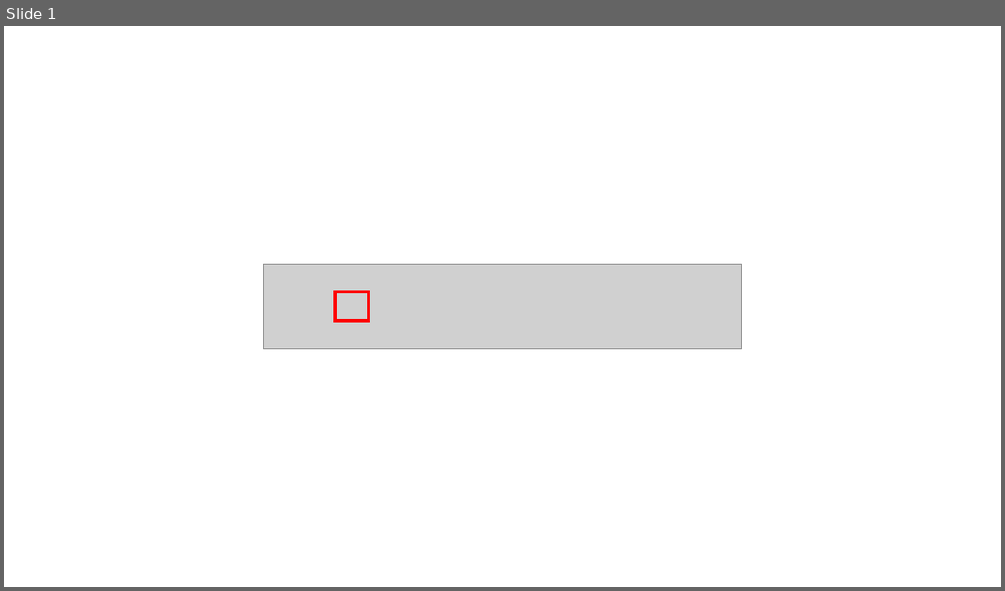
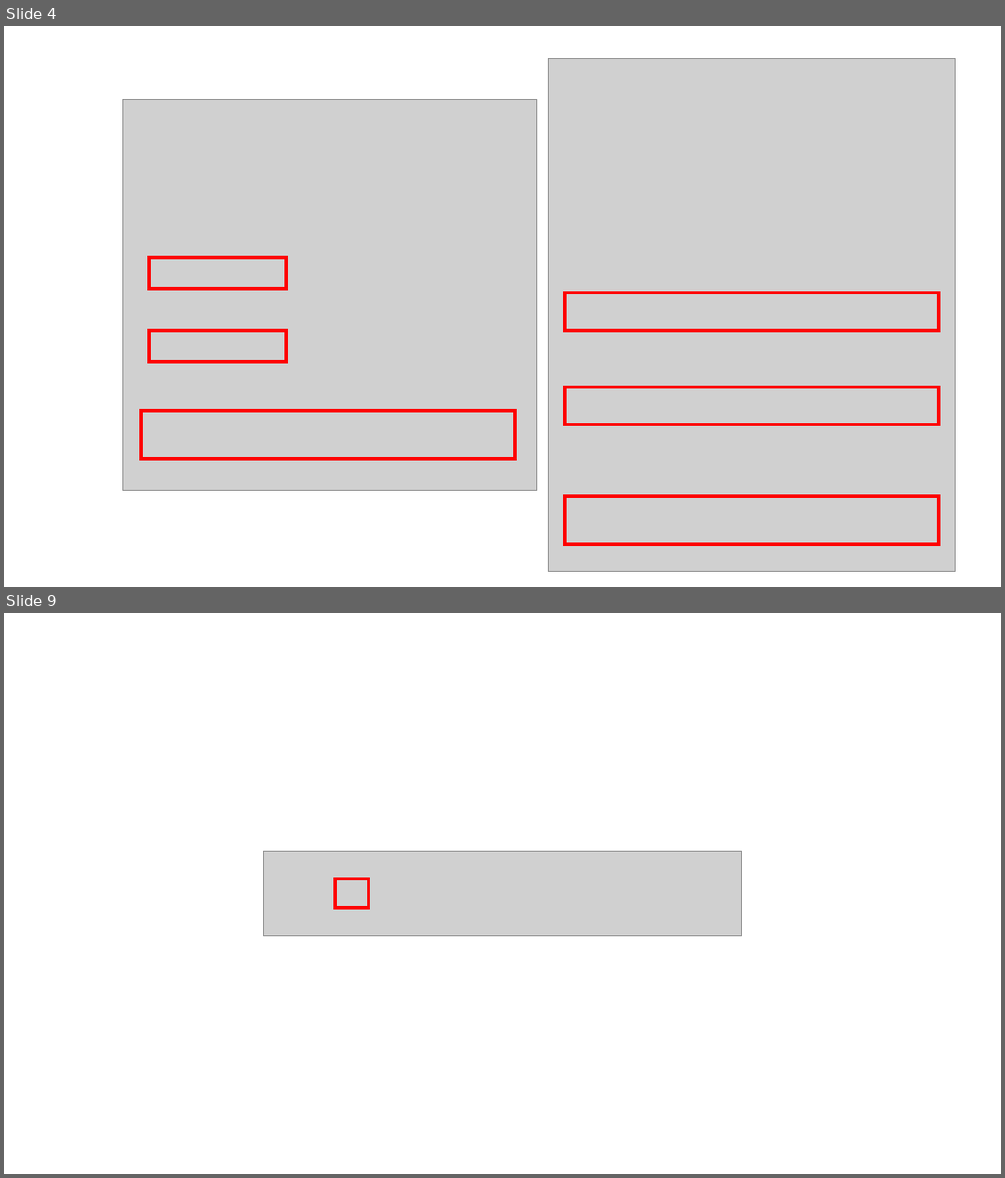
Before and after one commit to kazuhitogo/builders-online-202201-demo, a slide deck: images_for_ipynb/image_resource.pptx. Shown one above the other, each under a label of ours: slide 1 before the commit, slides 4 and 9 after it; the slides between them are not shown. The pictures are 1005x591 and 1005x1178 pixels, drawn with LibreOffice and Linux fonts; fonts in the diff are those of the drawing; grey boxes stand for pictures. Boxes give left, top, right and bottom in pixels: in the first picture for what was removed or moved away, otherwise in the second. Text is boxed around its words. In the diff, an @@ line names an element or a change of style, - is before the commit and + after.

```diff
--- a/images_for_ipynb/image_resource.pptx
+++ b/images_for_ipynb/image_resource.pptx
@@ slide 4 added at [4, 26, 1001, 587], background #FFFFFF @@
@@ picture added at [549, 58, 956, 572] @@
@@ rectangle added at [565, 293, 938, 330], outline #FF0000 3 pt @@
@@ rectangle added at [565, 387, 938, 425], outline #FF0000 3 pt @@
@@ group added at [123, 99, 536, 491]: 3 rectangles, 1 picture @@
@@ rectangle added at [565, 496, 938, 545], outline #FF0000 3 pt @@
@@ what was slide 1 is now slide 9 @@
```
Also in this commit, not shown: 7 other slides added, 9 other files.
